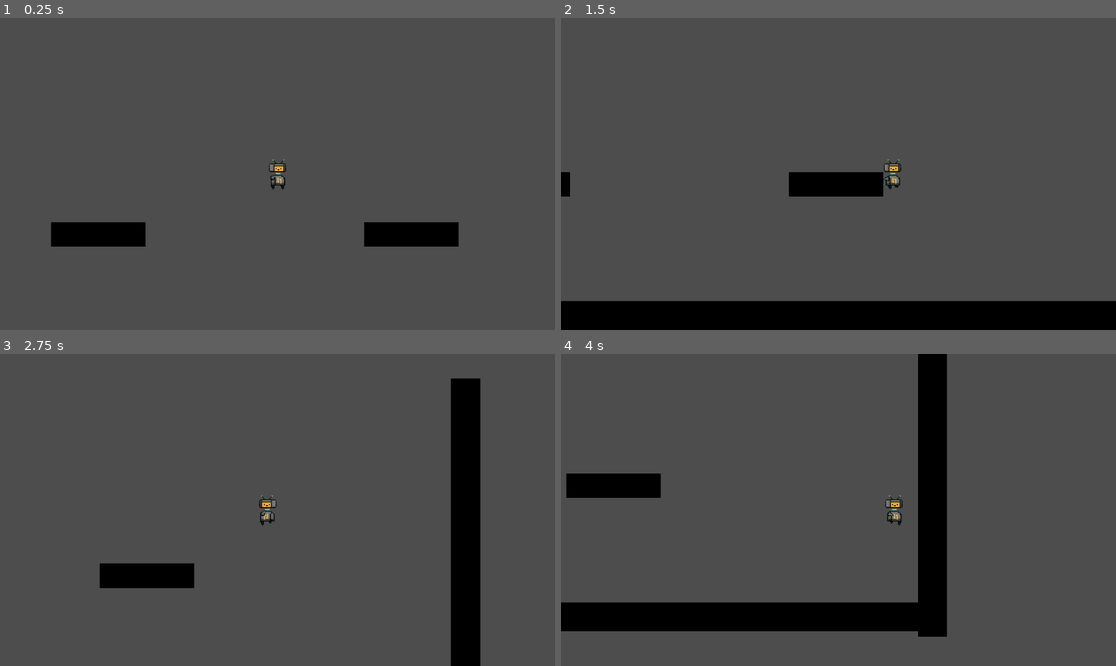
Above: before the commit, frames 1-4 (two rows, left to right).
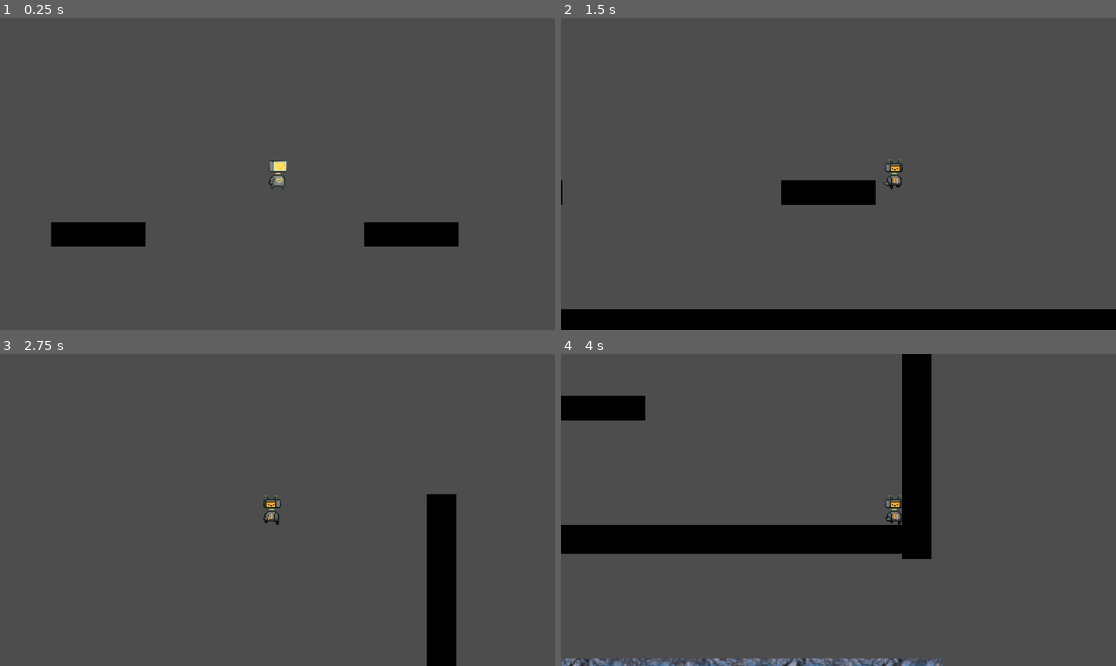
Above: after the commit, the same moments.

Repository: BenjaminWootten/speedjam-4
Game: Godot game, scene res://test_level.tscn
The game is run twice, just before and just after one commit, with the same random seed, the same clock (stepped at 60 frames per second) and the same inputs.
Inputs (mouse positions are in pixels of both pictures, inside the frame that each line leads up to):
- Up to frame 1 (0.25 s): no input
- Up to frame 2 (1.5 s): move the mouse to (960, 158) at 0.52 s; hold D (right) from 0.53 s (still down); tap W (up) at 0.6, 0.77, 1.07 s; move the mouse to (727, 189) at 1.27 s; click (727, 189) at 1.35 s
- Up to frame 3 (2.75 s): tap W (up) at 1.52, 1.55, 1.82, 2.1 s; move the mouse to (333, 441) at 2.02 s; release D (right) at 2.03 s; hold A (left) from 2.03 s (still down)
- Up to frame 4 (4 s): move the mouse to (810, 572) at 2.77 s; release A (left) at 2.78 s; hold D (right) from 2.78 s (still down); click (810, 572) at 2.85 s; tap W (up) at 3.02, 3.05, 3.32, 3.6, 3.77 s; move the mouse to (1005, 556) at 3.52 s

The runs differ from the first frame. In frame 1, 0.2% of the frame differs, in the area x 48-52%, y 45-56%; in frame 2, 4.0%; in frame 3, 8.4%; in frame 4, 21%, in the area x 0-70%, y 0-100%.

Commit message:
new idle and default animations

Diff:
--- a/robot.tscn
+++ b/robot.tscn
@@ -1,26 +1,29 @@
 [gd_scene load_steps=17 format=3 uid="uid://dpiubspm00q5b"]
 
 [ext_resource type="Script" path="res://robot.gd" id="1_ypht3"]
-[ext_resource type="Texture2D" uid="uid://dvrem4jnlfv1o" path="res://assets/robot/robot.png" id="2_bx4sa"]
 [ext_resource type="Texture2D" uid="uid://cy77t35lta43l" path="res://assets/robot/robot_idle1.png" id="3_np5n5"]
 [ext_resource type="Texture2D" uid="uid://co3p1pggk3td8" path="res://assets/robot/robot_walk.png" id="4_u4mtg"]
 [ext_resource type="PackedScene" uid="uid://clto83m3jbc1q" path="res://grapple.tscn" id="5_d5l8x"]
 
-[sub_resource type="AtlasTexture" id="AtlasTexture_dtvci"]
+[sub_resource type="AtlasTexture" id="AtlasTexture_dlijt"]
 atlas = ExtResource("3_np5n5")
 region = Rect2(0, 0, 32, 32)
 
-[sub_resource type="AtlasTexture" id="AtlasTexture_fowwr"]
+[sub_resource type="AtlasTexture" id="AtlasTexture_b2e68"]
+atlas = ExtResource("3_np5n5")
+region = Rect2(0, 0, 32, 32)
+
+[sub_resource type="AtlasTexture" id="AtlasTexture_303rk"]
 atlas = ExtResource("3_np5n5")
 region = Rect2(32, 0, 32, 32)
 
-[sub_resource type="AtlasTexture" id="AtlasTexture_5huhb"]
+[sub_resource type="AtlasTexture" id="AtlasTexture_d3mdh"]
 atlas = ExtResource("3_np5n5")
-region = Rect2(0, 32, 32, 32)
+region = Rect2(64, 0, 32, 32)
 
-[sub_resource type="AtlasTexture" id="AtlasTexture_iupon"]
+[sub_resource type="AtlasTexture" id="AtlasTexture_scea5"]
 atlas = ExtResource("3_np5n5")
-region = Rect2(32, 32, 32, 32)
+region = Rect2(96, 0, 32, 32)
 
 [sub_resource type="AtlasTexture" id="AtlasTexture_eojtv"]
 atlas = ExtResource("4_u4mtg")
@@ -46,7 +49,7 @@
 animations = [{
 "frames": [{
 "duration": 1.0,
-"texture": ExtResource("2_bx4sa")
+"texture": SubResource("AtlasTexture_dlijt")
 }],
 "loop": false,
 "name": &"default",
@@ -54,18 +57,18 @@
 }, {
 "frames": [{
 "duration": 1.0,
-"texture": SubResource("AtlasTexture_dtvci")
+"texture": SubResource("AtlasTexture_b2e68")
 }, {
 "duration": 1.0,
-"texture": SubResource("AtlasTexture_fowwr")
+"texture": SubResource("AtlasTexture_303rk")
 }, {
 "duration": 1.0,
-"texture": SubResource("AtlasTexture_5huhb")
+"texture": SubResource("AtlasTexture_d3mdh")
 }, {
 "duration": 1.0,
-"texture": SubResource("AtlasTexture_iupon")
+"texture": SubResource("AtlasTexture_scea5")
 }],
-"loop": false,
+"loop": true,
 "name": &"idle1",
 "speed": 5.0
 }, {
@@ -101,12 +104,12 @@
 [node name="AnimatedSprite2D" type="AnimatedSprite2D" parent="."]
 texture_filter = 1
 sprite_frames = SubResource("SpriteFrames_cb5vl")
-animation = &"walk"
-speed_scale = 2.0
+animation = &"idle1"
 
 [node name="CollisionShape2D" type="CollisionShape2D" parent="."]
+visible = false
 position = Vector2(0, 1)
 shape = SubResource("CapsuleShape2D_2388t")
 
 [node name="grapple" parent="." instance=ExtResource("5_d5l8x")]
-position = Vector2(-5, 4.5)
+position = Vector2(-6.5, 9.5)
Binary file removed: assets/robot/robot.png
Not shown, removed: assets/robot/robot.png.import
Binary file changed: assets/robot/robot_idle1.png
